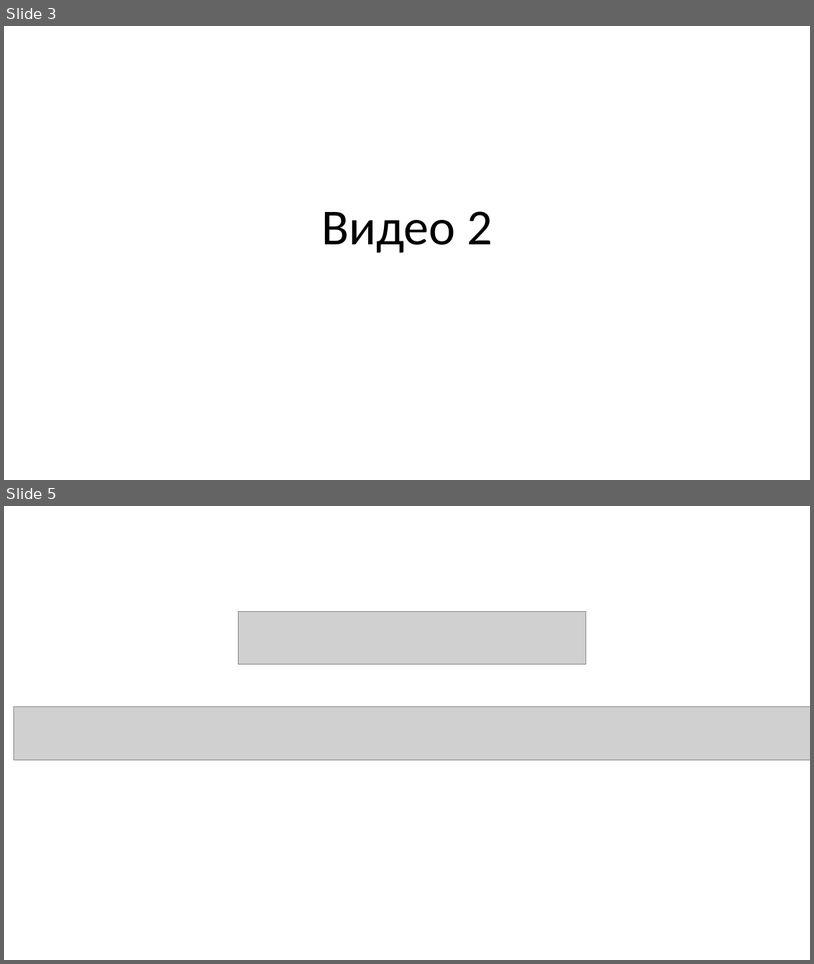
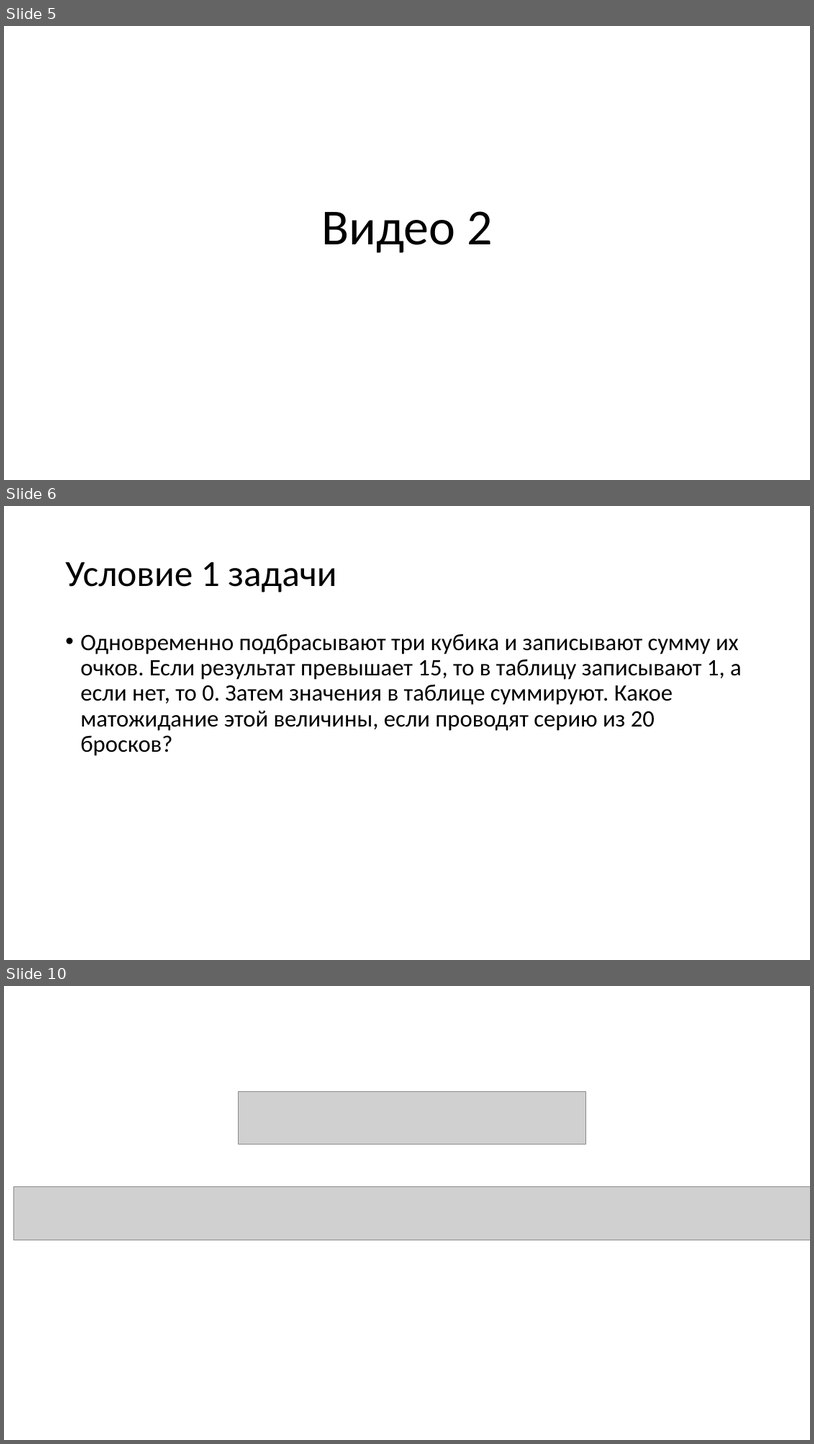
Before and after one commit to svkov/brunoyam-ds-online-course, a slide deck: module_08/module8.pptx. Shown one above the other, each under a label of ours: slides 3 and 5 before the commit, slides 5, 6 and 10 after it; the slides between them are not shown. The pictures are 814x964 and 814x1444 pixels, drawn with LibreOffice and Linux fonts; fonts in the diff are those of the drawing; grey boxes stand for pictures. Boxes give left, top, right and bottom in pixels: in the first picture for what was removed or moved away, otherwise in the second. Text is boxed around its words. In the diff, an @@ line names an element or a change of style, - is before the commit and + after.

```diff
--- a/module_08/module8.pptx
+++ b/module_08/module8.pptx
@@ slide 6 added at (x1=4, y1=506, x2=810, y2=960), background #FFFFFF @@
@@ title added at (x1=65, y1=562, x2=337, y2=592), 44 pt, text #000000 @@
+Условие 1 задачи
@@ text added at (x1=80, y1=633, x2=742, y2=756), 28 pt, text #000000 @@
+• Одновременно подбрасывают три кубика и записывают сумму их очков. Если результат превышает 15, то в таблицу записывают 1, а если нет, то 0. Затем значения в таблице суммируют. Какое матожидание этой величины, если проводят серию из 20 бросков?
@@ what was slide 3 is now slide 5 @@
@@ what was slide 5 is now slide 10 @@
```
Also in this commit, not shown: 1 slide changed, 8 other slides added, 2 slides removed.
